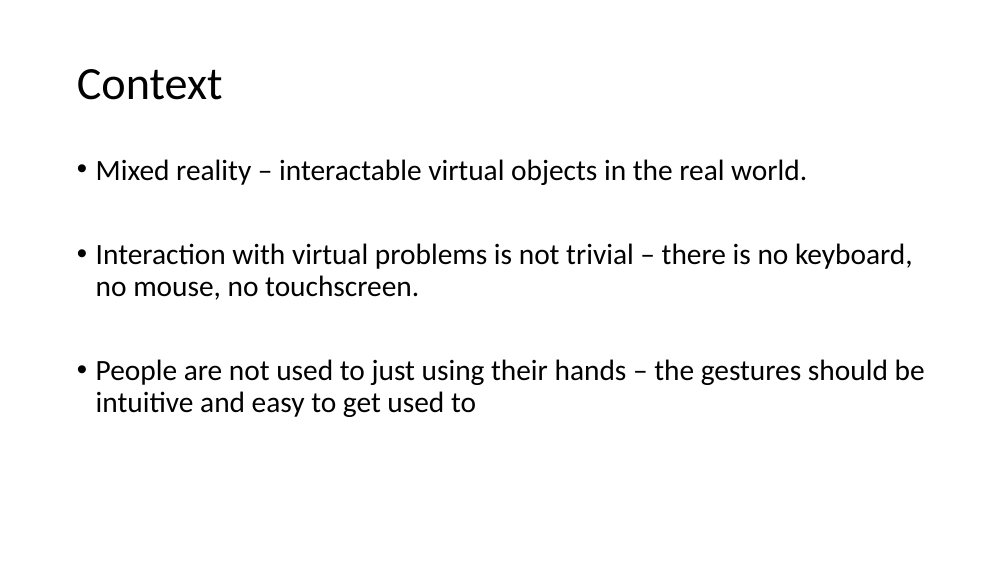
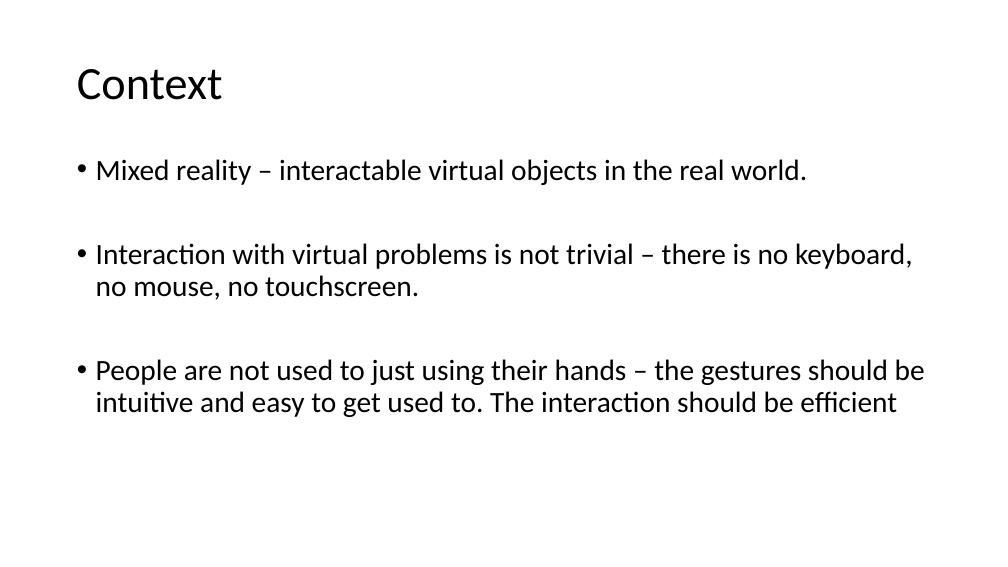
Before and after one commit to ievacerny/IIB-Project, a slide deck: slide 2 of Notes/Michaelmas_Presentation.pptx. Drawn at 1008x567 pixels with LibreOffice and Linux fonts; fonts in the diff are those of the drawing. Boxes give left, top, right and bottom in pixels: in the first picture for what was removed or moved away, otherwise in the second. Text is boxed around its words. In the diff, an @@ line names an element or a change of style, - is before the commit and + after.

```diff
--- a/Notes/Michaelmas_Presentation.pptx
+++ b/Notes/Michaelmas_Presentation.pptx
@@ text at <box>96,359,925,417</box>: text changed @@
-• People are not used to just using their hands – the gestures should be intuitive and easy to get used to
+• People are not used to just using their hands – the gestures should be intuitive and easy to get used to. The interaction should be efficient
```
Also in this commit, not shown: 4 other slides changed, 1 other file.
